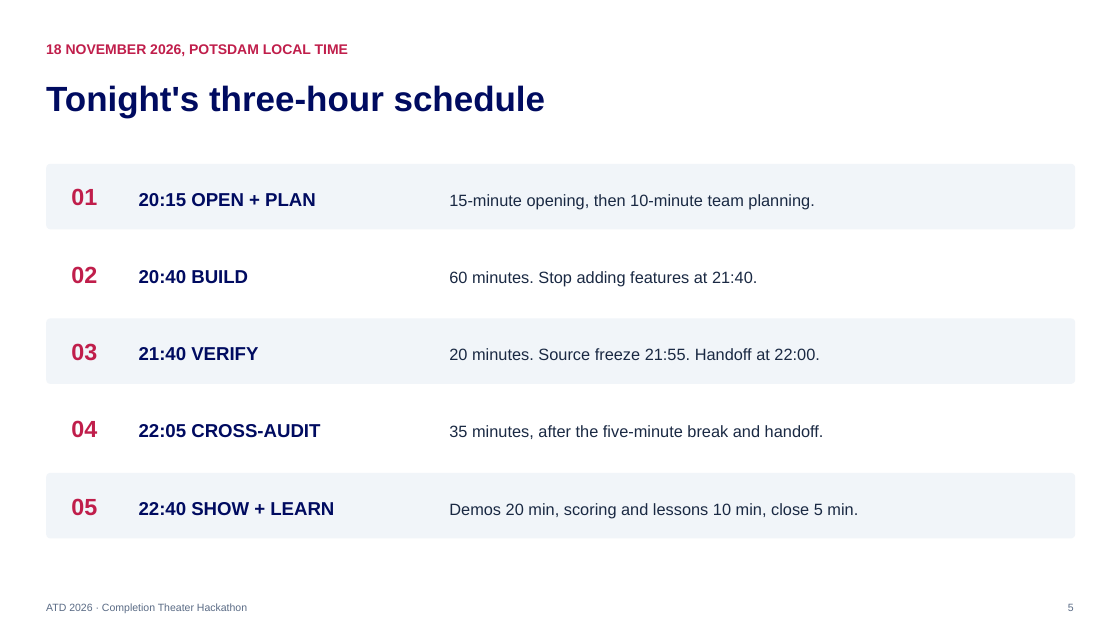
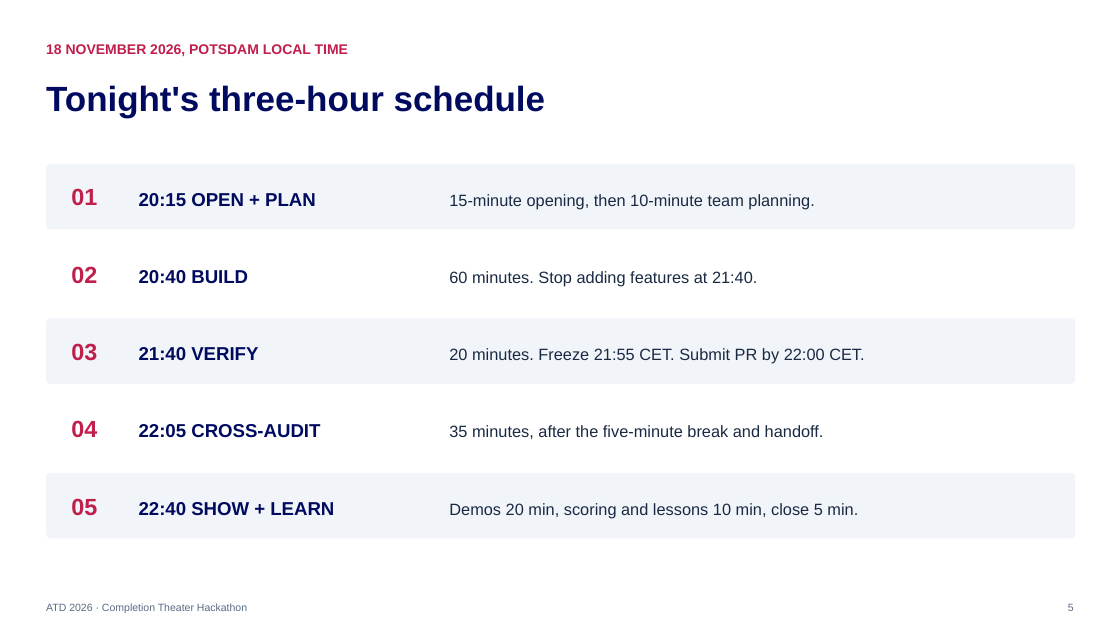
Before and after one commit to proffesor-for-testing/atd-2026-completion-theater-hackathon, a slide deck: slide 5 of materials/ATD-2026-Completion-Theater-Hackathon.pptx. Drawn at 1120x630 pixels with LibreOffice and Linux fonts; fonts in the diff are those of the drawing. Boxes give left, top, right and bottom in pixels: in the first picture for what was removed or moved away, otherwise in the second. Text is boxed around its words. In the diff, an @@ line names an element or a change of style, - is before the commit and + after.

```diff
--- a/materials/ATD-2026-Completion-Theater-Hackathon.pptx
+++ b/materials/ATD-2026-Completion-Theater-Hackathon.pptx
@@ text at (449, 348, 864, 364): text changed @@
-20 minutes. Source freeze 21:55. Handoff at 22:00.
+20 minutes. Freeze 21:55 CET. Submit PR by 22:00 CET.
```
Also in this commit, not shown: 3 other slides changed, 30 other files.
